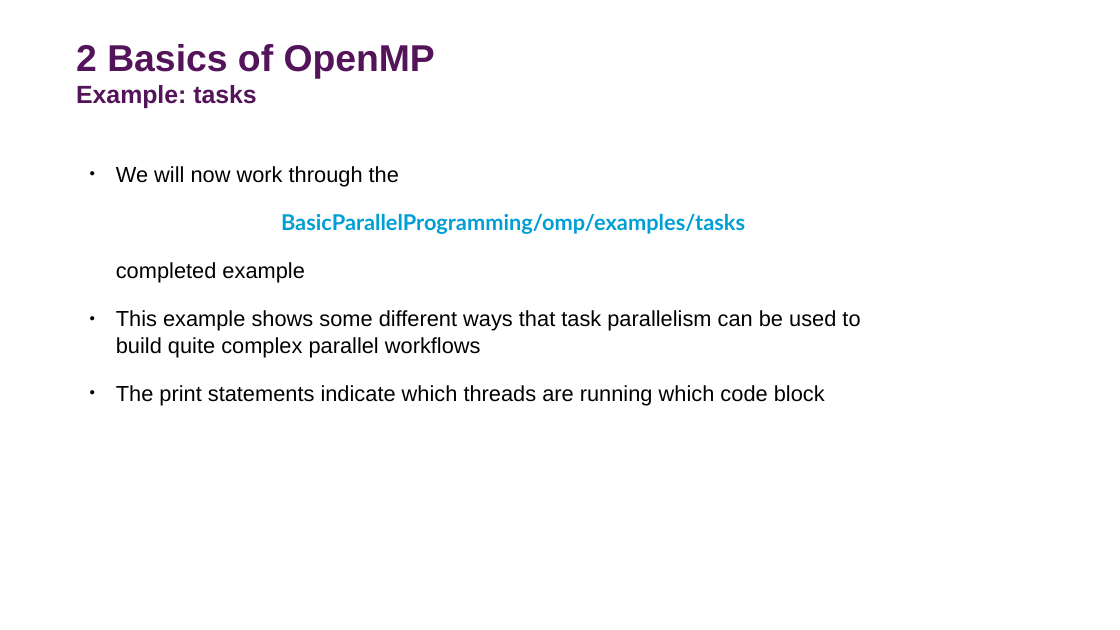
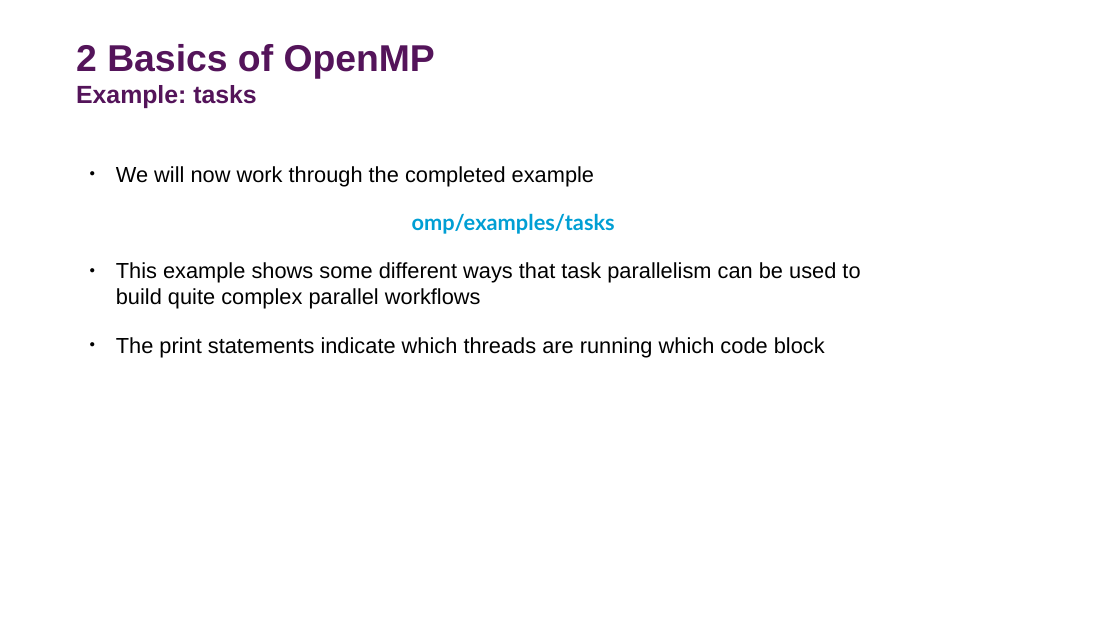
Before and after one commit to DurhamARC-Training/BasicParallelProgramming, a slide deck: slide 26 of OpenMPMPIShortCourse_Autumn2025.odp. Drawn at 1120x630 pixels with LibreOffice and Linux fonts; fonts in the diff are those of the drawing; background and template pictures are left out. Boxes give left, top, right and bottom in pixels: in the first picture for what was removed or moved away, otherwise in the second. Text is boxed around its words. In the diff, an @@ line names an element or a change of style, - is before the commit and + after.

Commit message:
Finalised instructor list; correct paths for OMP examples; add section 4.12 on MPI_Probe

```diff
--- a/OpenMPMPIShortCourse_Autumn2025.odp
+++ b/OpenMPMPIShortCourse_Autumn2025.odp
@@ text at (116, 166, 615, 234): text changed; font Lato to Arial; text colour #009FD4 to #000000; bold off @@
-● We will now work through the
-BasicParallelProgramming/omp/examples/tasks
-completed example
+● We will now work through the completed example
+omp/examples/tasks
```
Also in this commit, not shown: 15 other slides changed, 2 slides added, 1 slide removed, 1 other file.
